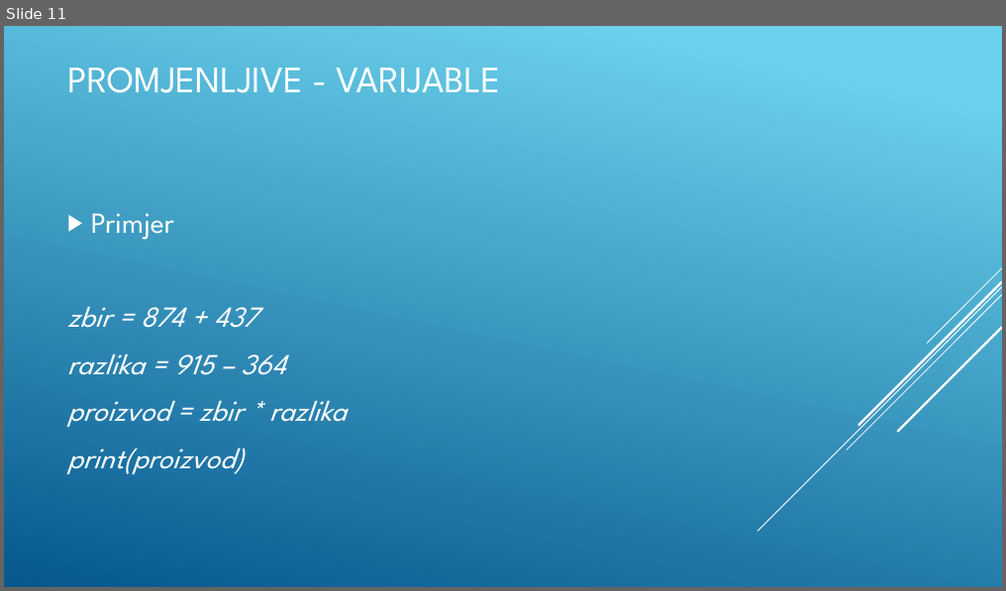
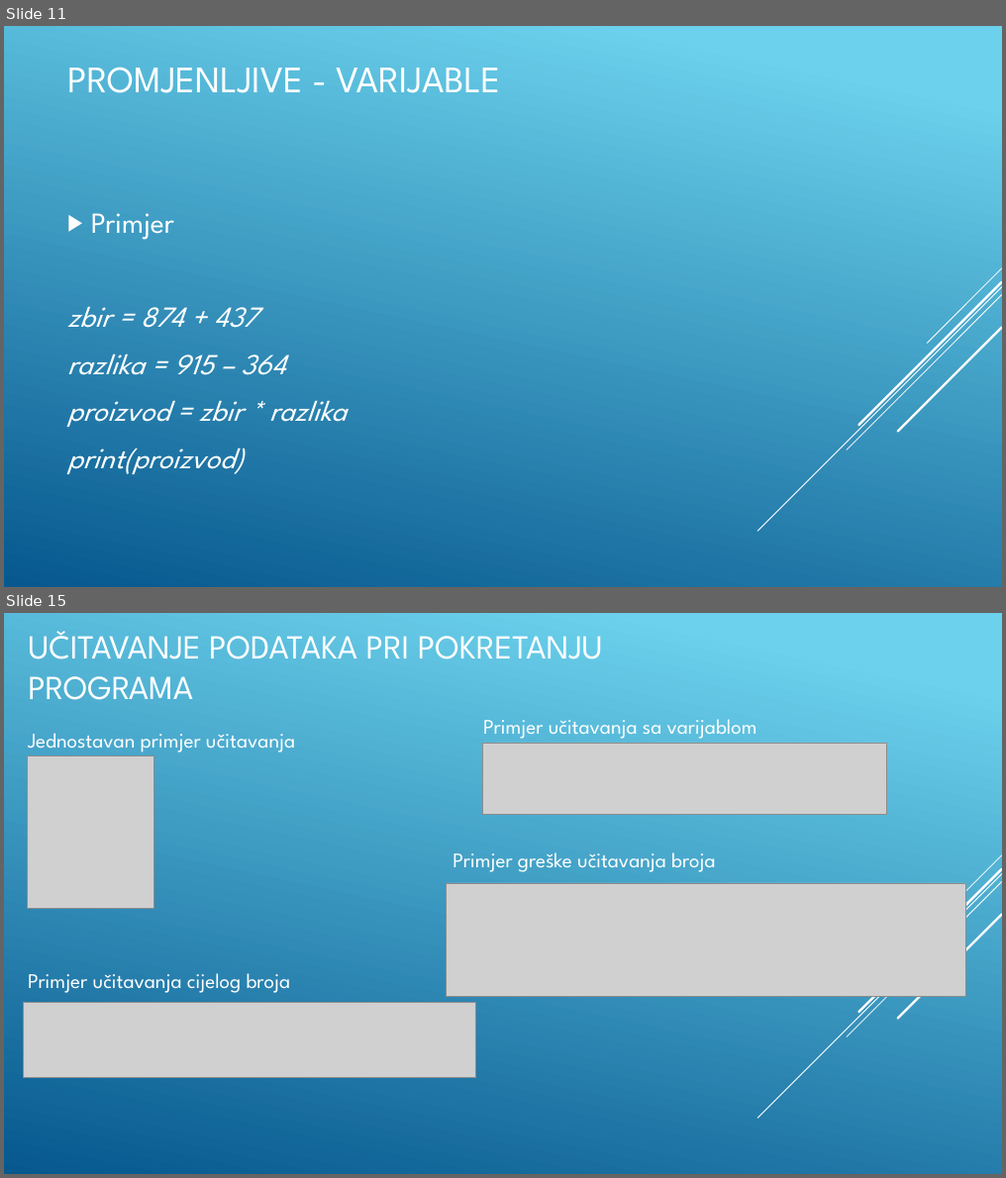
Before and after one commit to BaDnja/Kursevi, a slide deck: Python/Python-Osnovni-kurs/Izracunavanje/1-Osnovne aritmeticke operacije i primjena/Prezentacija.pptx. Shown one above the other, each under a label of ours: slide 11 before the commit, slides 11 and 15 after it; the slides between them are not shown. The pictures are 1006x591 and 1006x1178 pixels, drawn with LibreOffice and Linux fonts; fonts in the diff are those of the drawing; grey boxes stand for pictures. Boxes give left, top, right and bottom in pixels: in the first picture for what was removed or moved away, otherwise in the second. Text is boxed around its words. In the diff, an @@ line names an element or a change of style, - is before the commit and + after.

```diff
--- a/Python/Python-Osnovni-kurs/Izracunavanje/1-Osnovne aritmeticke operacije i primjena/Prezentacija.pptx
+++ b/Python/Python-Osnovni-kurs/Izracunavanje/1-Osnovne aritmeticke operacije i primjena/Prezentacija.pptx
@@ slide 15 added at [4,613,1002,1174], background gradient #6ED2EB to #06588E; not listed: 5 template elements that a slide beside it also shows @@
@@ title added at [28,631,603,700], 32.4 pt, text #FFFFFF @@
+UČITAVANJE PODATAKA PRI POKRETANJU PROGRAMA
@@ text added at [483,719,757,739], 20 pt, text #FFFFFF @@
+Primjer učitavanja sa varijablom
@@ picture added at [27,756,153,908] @@
@@ text added at [28,733,295,753], 20 pt, text #FFFFFF @@
+Jednostavan primjer učitavanja
@@ picture added at [483,743,887,814] @@
@@ text added at [452,853,715,872], 20 pt, text #FFFFFF @@
+Primjer greške učitavanja broja
@@ picture added at [446,883,966,997] @@
@@ text added at [28,973,290,993], 20 pt, text #FFFFFF @@
+Primjer učitavanja cijelog broja
@@ picture added at [23,1003,475,1078] @@
```
Also in this commit, not shown: 1 slide changed, 4 other slides added.
